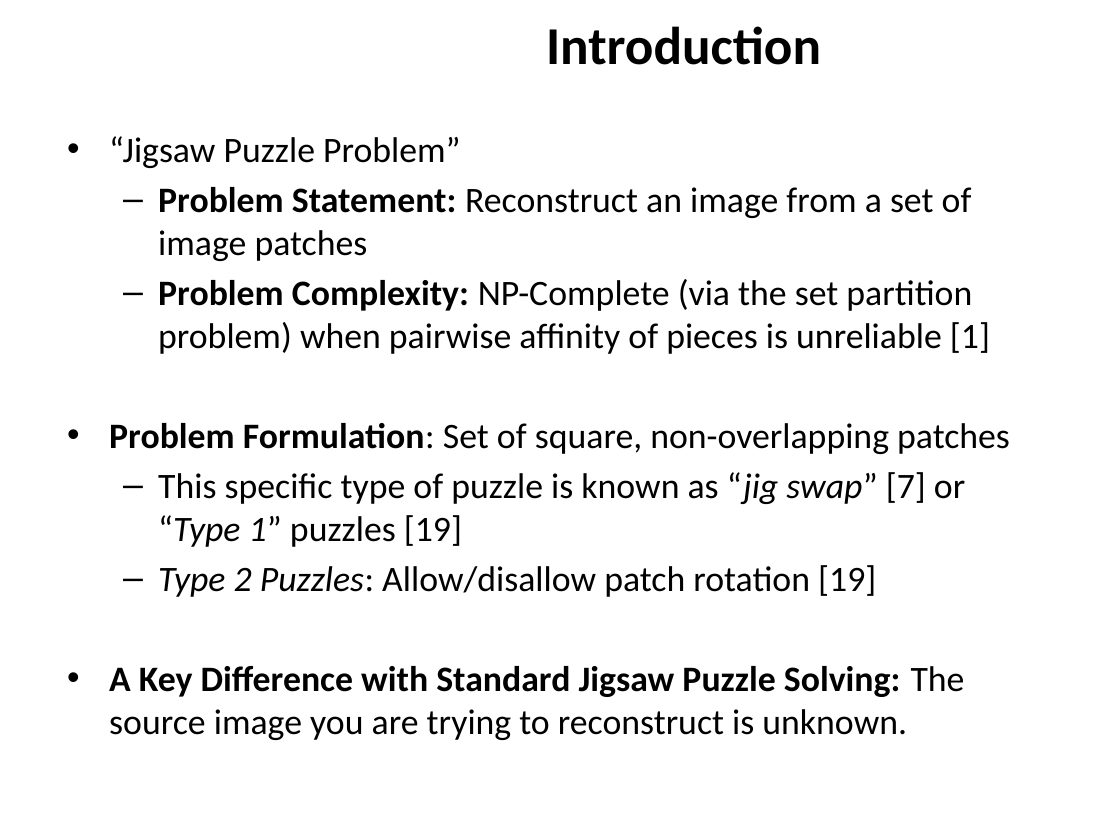
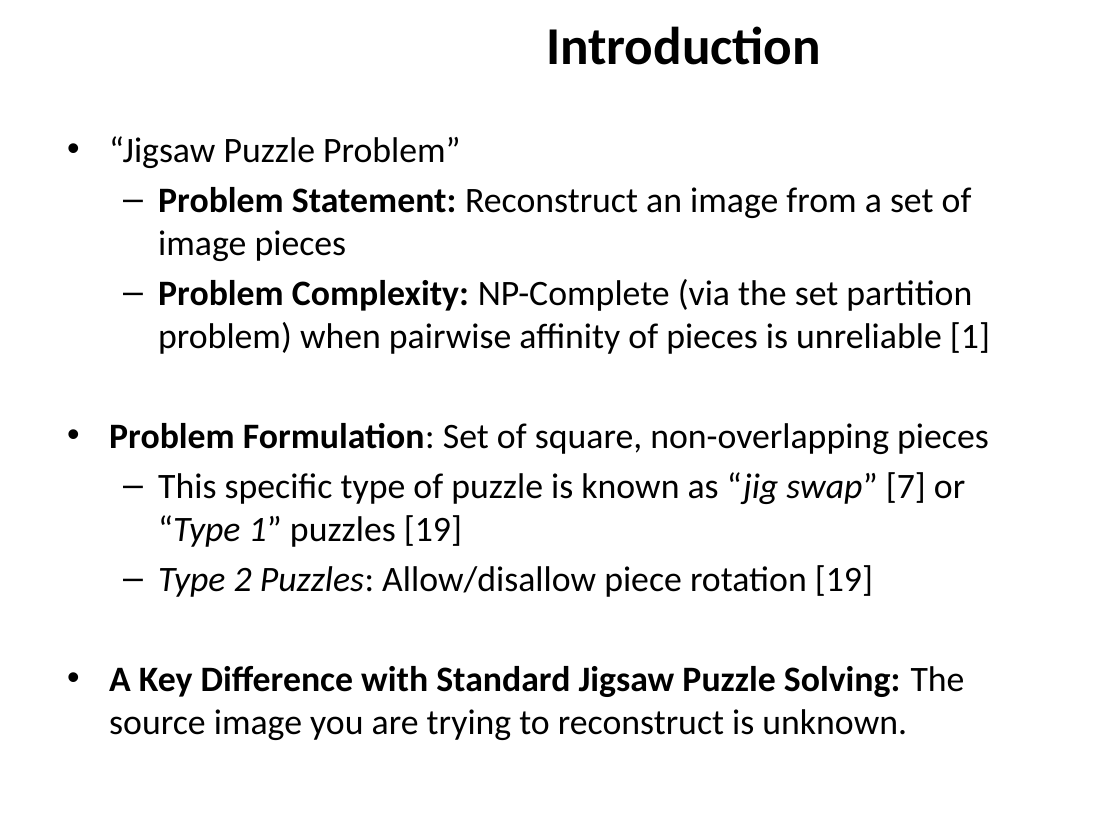
Before and after one commit to ZaydH/sjsu_thesis, a slide deck: slide 2 of Papers/Zayd_Hammoudeh_-_Square_Jigsaw_Puzzle_Problem_Literature_Review.pptx. Drawn at 1120x840 pixels with LibreOffice and Linux fonts; fonts in the diff are those of the drawing; background and template pictures are left out. Boxes give left, top, right and bottom in pixels: in the first picture for what was removed or moved away, otherwise in the second. Text is boxed around its words. In the diff, an @@ line names an element or a change of style, - is before the commit and + after.

Commit message:
More work on the literature review.  Cleaning up the presentation. Standardizing on reviewing to the "patches" as "pieces"

```diff
--- a/Papers/Zayd_Hammoudeh_-_Square_Jigsaw_Puzzle_Problem_Literature_Review.pptx
+++ b/Papers/Zayd_Hammoudeh_-_Square_Jigsaw_Puzzle_Problem_Literature_Review.pptx
@@ text at <box>158,187,972,261</box>: text changed @@
-  – Problem Statement: Reconstruct an image from a set of image patches
+  – Problem Statement: Reconstruct an image from a set of image pieces
@@ text at <box>109,423,989,454</box>: text changed @@
-• Problem Formulation: Set of square, non-overlapping patches
+• Problem Formulation: Set of square, non-overlapping pieces
@@ text at <box>158,565,873,597</box>: text changed @@
-  – Type 2 Puzzles: Allow/disallow patch rotation [19]
+  – Type 2 Puzzles: Allow/disallow piece rotation [19]
```
Also in this commit, not shown: 10 other slides changed, 4 slides added.
